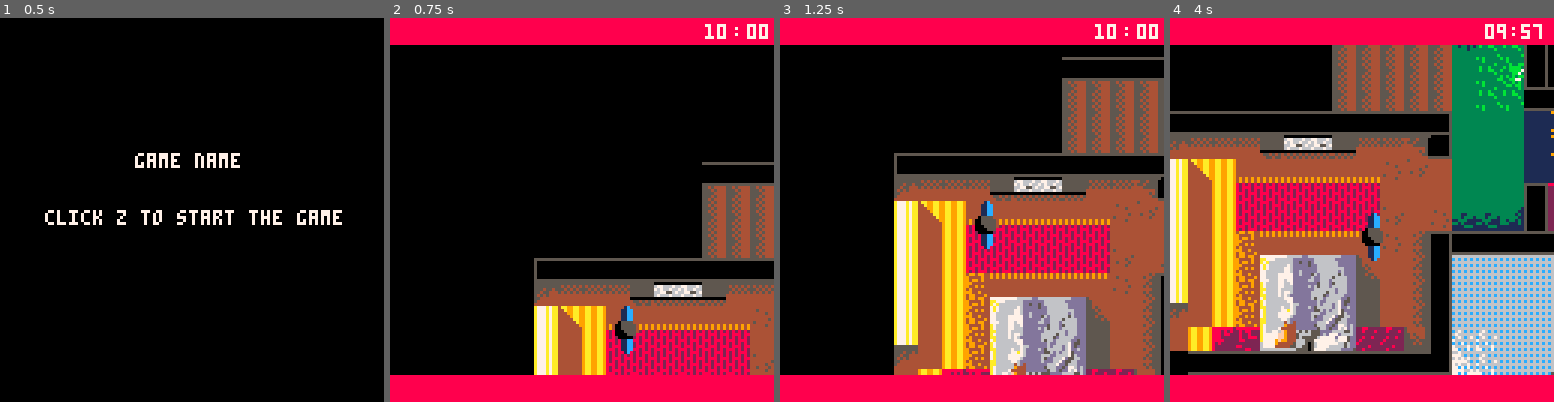
Above: before the commit, frames 1-4 (left to right).
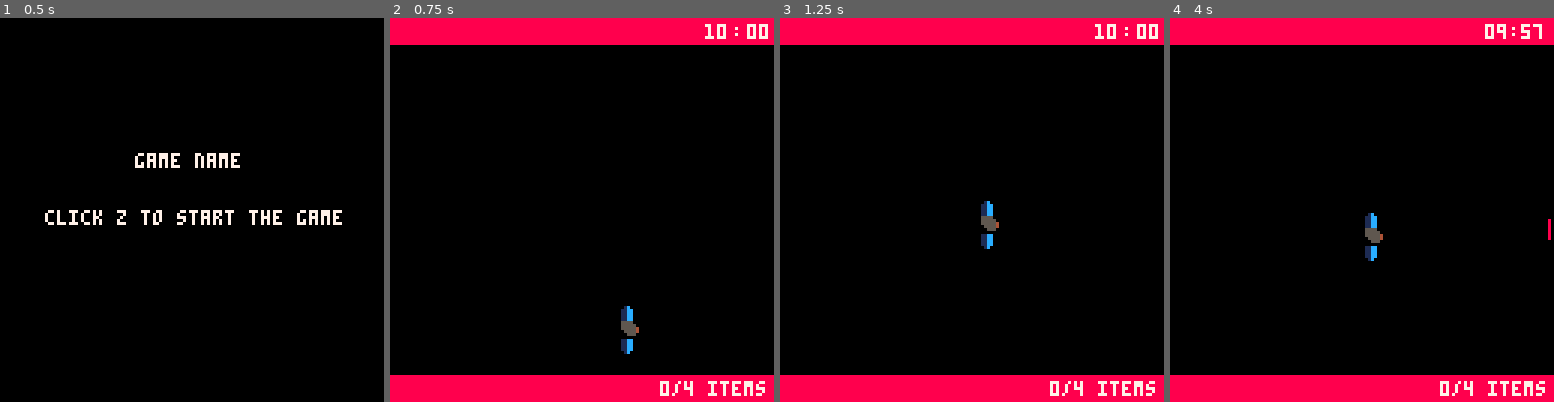
Above: after the commit, the same moments.

Repository: aquelemiguel/retrojam-2017
Game: PICO-8 cartridge temp.p8
The game is run twice, just before and just after one commit, with the same random seed, the same clock (stepped at 60 frames per second) and the same inputs.
Inputs:
- Up to frame 1 (0.5 s): no input
- Up to frame 2 (0.75 s): tap O (Z key) at 0.7 s
- Up to frame 3 (1.25 s): no input
- Up to frame 4 (4 s): hold Right 1.6-2.1 s; tap O (Z key) every 0.4 s from 1.7 to 3.7 s; hold Up 2.15-2.42 s; hold Right 2.47-3.03 s; hold Left 3.08-3.58 s; hold Down 3.63-3.97 s

Frame 1 is identical in both runs. In frame 2, 20% of the frame differs, in the area x 37-100%, y 37-99%; in frame 3, 42%; in frame 4, 67%, in the area x 0-100%, y 7-99%.

Commit message:
puta que pariu

Diff:
--- a/temp.p8
+++ b/temp.p8
@@ -274,15 +274,10 @@
    	animate_objects_top()
 				spr(192, 180, 100)
 
-				spr(226, 200, 110)
 				spr(195, 290, 95)
 				spr(196, 298, 95)
 				spr(211, 290, 103)
 				spr(212, 298, 103)
-  			spr(197, 300, 90)
-  			spr(198, 308, 90)
-  			spr(213, 300, 98)
-  			spr(213, 308, 98)
 end
 
 
@@ -324,6 +319,11 @@
     if(player.task == "suit") then  --if current task is searching for suit then sees in what part of the clues he is in
             if(player.currentclue == 1) then
                 if (game.text == "main wardrobe" and fget(103, 7)) then
+
+        				local old_camx = camx;
+        				local old_camy = camy;
+        				sfx(25)
+
             		display_text("quit toying around! i gotta get to work", 30, 140, 150, 150)
             		fset(103,7,false)
         			player.currentclue = 2
@@ -338,9 +338,10 @@
 
             elseif(player.currentclue == 3) then
                  if (game.text == "kids wardrobe" and fget(79, 7)) then
-            		display_text("yasdasd?", 30, 140, 150, 150)
+            		display_text("spoons up ma butt spoons up ma butt spoons up ma butt spoons up ma butt spoons up ma butt spoons up ma butt", 30, 140, 150, 150)
             		fset(206,7,false)
         			player.currentclue = 3
+        			player.task = "suitcase"
         		end
         	end
 
@@ -352,6 +353,7 @@
                 print("does things")
             elseif(player.currentclue == 3) then
                 print("final clue")
+      			player.task = "papers"
             end
         elseif(player.task == "papers") then  --if current task is searching for suit then sees in what part of the clues he is in
             if(player.currentclue == 1) then
@@ -361,6 +363,7 @@
                 print("does things")
             elseif(player.currentclue == 3) then
                 print("final clue")
+      					player.task = "keys"
             end
         elseif(player.task == "keys") then  --if current task is searching for suit then sees in what part of the clues he is in
             if(player.currentclue == 1) then
@@ -415,10 +418,15 @@
     	spr(222,player.x,player.y+4)
     	spr(223,player.x+8,player.y+4)
     elseif was_pressed and player.direction == 0 then
-    	spr(206,player.x,player.y-4, 1, true)
-    	spr(207,player.x-8,player.y-4, 1, true)
-    	spr(222,player.x,player.y+4, 1, true)
-    	spr(223,player.x-8,player.y+4, 1, true)
+    	spr(206,player.x,player.y-4, 1, 1, true, false)
+    	spr(207,player.x-8,player.y-4, 1, 1, true, false)
+    	spr(222,player.x,player.y+4, 1, 1, true, false)
+    	spr(223,player.x-8,player.y+4, 1, 1, true, false)
+    elseif was_pressed and player.direction == 2 then
+    	spr(206,player.x,player.y+4, 1, 1, false, true)
+    	spr(207,player.x+8,player.y+4, 1, 1, false, true)
+    	spr(222,player.x,player.y-4, 1, 1, false, true)
+    	spr(223,player.x+8,player.y-4, 1, 1, false, true)
     else
     	spr(1,player.x,player.y-4)
     	spr(2,player.x,player.y+4)
@@ -430,6 +438,19 @@
   rectfill(camx, camy, camx + 127, camy + 8, 8)
   rectfill(camx, camy + 119, camx + 127, camy + 127, 8)
   handle_timer()
+  print_hint_tracker()
+end
+
+function print_hint_tracker()
+  if player.task == 'suit' then
+    print('0/4 items', camx + 90, camy + 121, 7)
+  elseif player.task == 'suitcase' then
+  	print('1/4 items', camx + 90, camy + 121, 7)
+  elseif player.task == 'papers' then
+    print('2/4 items', camx + 90, camy + 121, 7)
+  elseif player.task == 'keys' then
+    print('3/4 items', camx + 90, camy + 121, 7)
+  end
 end
 
 function wait(a) for i=1, a do flip() end end
@@ -480,7 +501,7 @@
         add(objects_array,new_object2)
         local new_object3 = {}
         new_object3.tag = "toilet"
-        new_object3.sprites = {225,241}
+        new_object3.sprites = {224, 225,240,241}
         add(objects_array,new_object3)
         local new_object4 = {}
         new_object4.tag = "main wardrobe"
@@ -676,169 +697,127 @@
 
 
 
-__gff__
-0001010000008000000101010100000001010000000000000081010101000100000100008100000000810101010000000001010101010100008101010101838300030102000200020003010000000001020002000000000000000000000000010200020000000000010101000000000000000000000000000000000000000000
-0000000000000000000000000000000000000000000000000000000000000000000000000000000000000000000000000000000000000000000000000000000080008081810101008000000000000000000000818101010000000000000000008181810000010100000000000000000081818181000101000000000000000000
-__map__
-0808080808080808080808080808080808080808080808000000000000000000000000000000000000000000000000000000000000000000000000000000000000000000000000000000000000000000000000000000000000000000000000000000000000000000000000000000000000000000000000000000000000000000
-0808080808080808080808080808080808080808080800080000000000000000000000000000000000000000000000000000000000000000000000000000000000000000000000000000000000000000000000000000000000000000000000000000000000000000000000000000000000000000000000000000000000000000
-0808080808080808080808080808080808080808080800000000000000000000000000000000313131313131312100000000000000000000000000000000000000000000000000000000000000000000000000000000000000000000000000000000000000000000000000000000000000000000000000000000000000000000
-080808080808080808080808080808080808080808080000000000000000000000000000058c588b58585856560000000000000000000000000000000000000000000000000000000000000000000000000000000000000000000000000000000000000000000000000000000000000000000000000000000000000000000000
-0808080808080808080808080808080808080808080800000000000000000000000000000505050505885656570000000000000000000000000000000000000000000000000000000000000000000000000000000000000000000000000000000000000000000000000000000000000000000000000000000000000000000000
-0808080808080808080808080808080808080808080000000000000000000000000000000505050e0e0e0e0e000000000000000000000000000000000000000000000000000000000000000000000000000000000000000000000000000000000000000000000000000000000000000000000000000000000000000000000000
-0808080808080808080808080831313131313131312100000000000000000000000000000505050e0e0e0e0e656400000000000000000000000000000000000000000000000000000000000000000000000000000000000000000000000000000000000000000000000000000000000000000000000000000000000000000000
-080808080808080808080808080e0e0e0e0e585656320008080000000000000000000000141414363131313131218c000000000000000000000000000000000000000000000000000000000000000000000000000000000000000000000000000000000000000000000000000000000000000000000000000000000000000000
-080808080808080808080808080e0e0e0e0e055657320000000000000000000000000032648c8b97976496620b3200000000000000000000000000000000000000000000000000000000000000000000000000000000000000000000000000000000000000000000000000000000000000000000000000000000000000000000
-080808080808080808080808080e0e0e0e0e055656313131313131313121000000000032948a8864c5c664620c3200000000000000000000000000000000000000000000000000000000000000000000000000000000000000000000000000000000000000000000000000000000000000000000000000000000000000000000
-0808080808083631313131313131313131210505054e6043414860265c3200000000003284898a64d5d66464863200000000000000000000000000000000000000000000000000000000000000000000000000000000000000000000000000000000000000000000000000000000000000000000000000000000000000000000
-0808080808080f1f1f1f103e3e111f1f2f330505054e6052455060265c3200000000003285956464e5e66464873200000000000000000000000000000000000000000000000000000000000000000000000000000000000000000000000000000000000000000000000000000000000000000000000000000000000000000000
-000008000000670d663737373737375455060505054e4e60606060265c32000000000032c3c46464f5f66464873208000000000000000000000000000000000000000000000000000000000000000000000000000000000000000000000000000000000000000000000000000000000000000000000000000000000000000000
-000000000000670666171717171717060606050505354f4e494e26495c32000000000032d3d4646464646464643208080808080808080808000000000000000000000000000000000000000000000000000000000000000000000000000000000000000000000000000000000000000000000000000000000000000000000000
-0000000000006706661717171717175506545b5b5a325f5d4be25d4b5e320000000000323131219091133631313131313131312108080808000000000000000000000000000000000000000000000000000000000000000000000000000000000000000000000000000000000000000000000000000000000000000000000000
-0000000000006706662e3838383838542d353131313131313131313131330000000000326f751313131313766f3280797a047f3208080808000000000000000000000000000000000000000000000000000000000000000000000000000000000000000000000000000000000000000000000000000000000000000000000000
-0000000000006706662e090a0b0c1d062d324d4d4d4d4d4d6e6d32000000000000000032777217171717177377070707077e7d3208080808000000000000000000000000000000000000000000000000000000000000000000000000000000000000000000000000000000000000000000000000000000000000000000000000
-0000000000006706662e191a1b1c13062d324d4d4d4d4d4d6e6e3200000000000000003213170606700606171307c27c927e7d3208080808000000000000000000000000000000000000000000000000000000000000000000000000000000000000000000000000000000000000000000000000000000000000000000000000
-0000000000000f06662e292a2b2c13062d324d4d4d4d4d4d4d4d32000000000000000032131765066f0665171307c27c927e7d3208080808000000000000000000000000000000000000000000000000000000000000000000000000000000000000000000000000000000000000000000000000000000000000000000000000
-0000000000000666696a393a3b3c686830326b6b4d4d4d4de0e13200000000000000003213170606700606171307c27c927e7d3208080808000000000000000000000000000000000000000000000000000000000000000000000000000000000000000000000000000000000000000000000000000000000000000000000000
-0000000000000831313131313131313131336c6b4d4df2f3f0f1320000000000000000327871171717171774780707070707273208080808000000000000000000000000000000000000000000000000000000000000000000000000000000000000000000000000000000000000000000000000000000000000000000000000
-0000000000000000080000000000000000003631313131313131210000000000000000326f751313131313766f3581838383823208080808000000000000000000000000000000000000000000000000000000000000000000000000000000000000000000000000000000000000000000000000000000000000000000000000
-0000000000000000000000000000000000000000000000000000080000000000000008363131313131313131313131313131313300000000000000000000000000000000000000000000000000000000000000000000000000000000000000000000000000000000000000000000000000000000000000000000000000000000
-0000000000000000000000000000000000000000000000000000000000000000000000080800000000000000000000000000000000000000000000000000000000000000000000000000000000000000000000000000000000000000000000000000000000000000000000000000000000000000000000000000000000000000
-0000000000000000000000000000000000000000000000000000000000000000000000000808080808080808080000000000000000000000000000000000000000000000000000000000000000000000000000000000000000000000000000000000000000000000000000000000000000000000000000000000000000000000
-0000000000000000000000000000000000000000000000000000000000000000000000000808080808080808080808080000000000000000000000000000000000000000000000000000000000000000000000000000000000000000000000000000000000000000000000000000000000000000000000000000000000000000
-0000000000000000000000000000000000000000000000000000000000000808080008000808080808080808080800000000000000000000000000000000000000000000000000000000000000000000000000000000000000000000000000000000000000000000000000000000000000000000000000000000000000000000
-0000000000000000000000000000000000000000000000000000000000000000000000000808080808080808080000000008000000000000000000000000000000000000000000000000000000000000000000000000000000000000000000000000000000000000000000000000000000000000000000000000000000000000
-0000000000000000000000000000000000000000000000000000000000000000000000080808080808080808080800000808000008080800000000000000000000000000000000000000000000000000000000000000000000000000000000000000000000000000000000000000000000000000000000000000000000000000
-0000000000000000000000000000000000000000000000000000000000000808080808080808080808080808080808000008000800080800000000000000000000000000000000000000000000000000000000000000000000000000000000000000000000000000000000000000000000000000000000000000000000000000
-0000000000000000000000000000000000000000000000000000000000080808080800080808080808080808080808000000000000000000000000000000000000000000000000000000000000000000000000000000000000000000000000000000000000000000000000000000000000000000000000000000000000000000
-0000000000000000000000000000000000000000000000000000000000000000000000000808080808080808080800000000000000000000000000000000000000000000000000000000000000000000000000000000000000000000000000000000000000000000000000000000000000000000000000000000000000000000
-…(130 lines of a section not shown)…
+…(124 lines of a section not shown)…
Not shown, changed: 158 lines of the sprite sheet (__gfx__) section of temp.p8
Not shown, changed: the music (__music__) section of temp.p8
Not shown, changed: the sound effects (__sfx__) section of temp.p8
